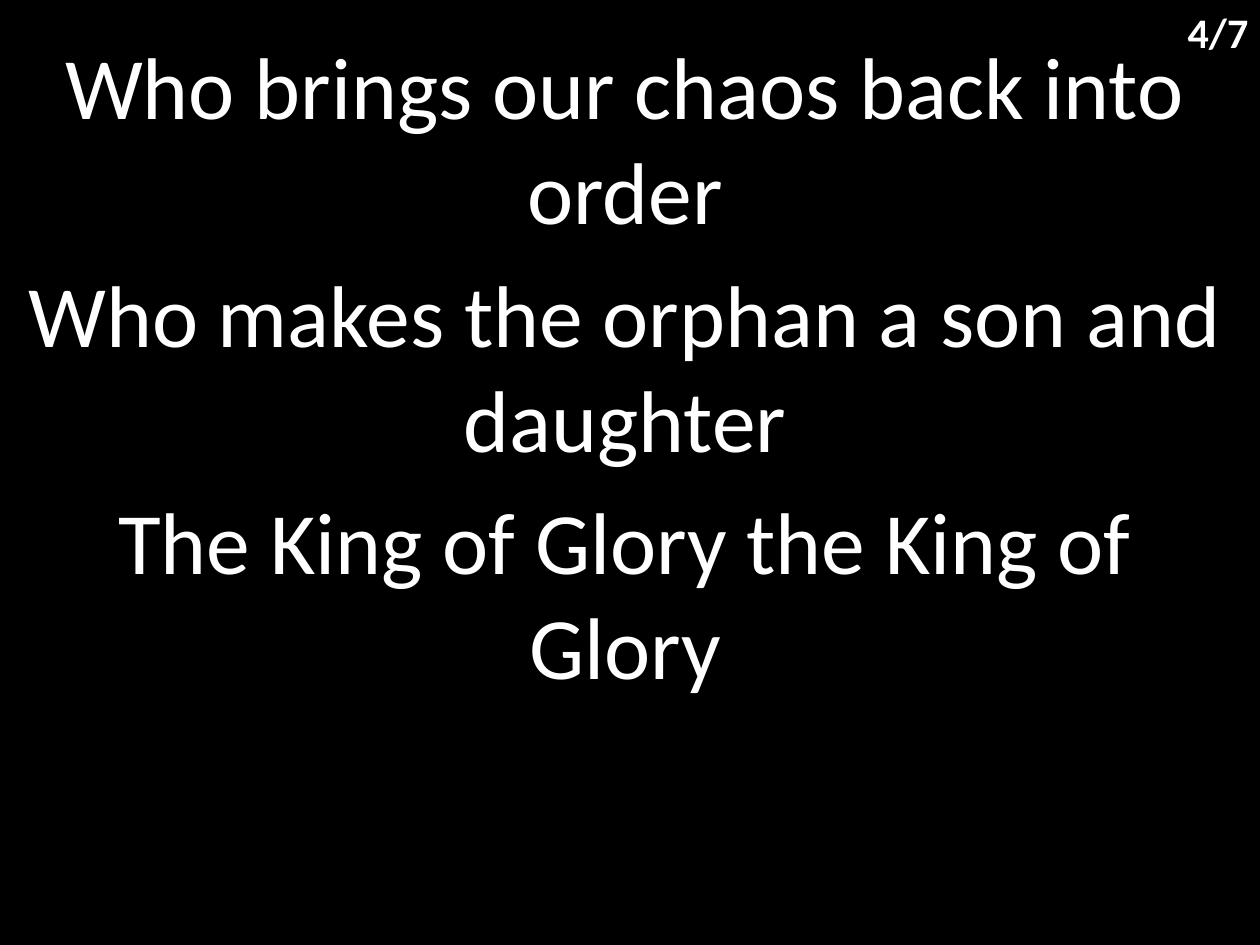
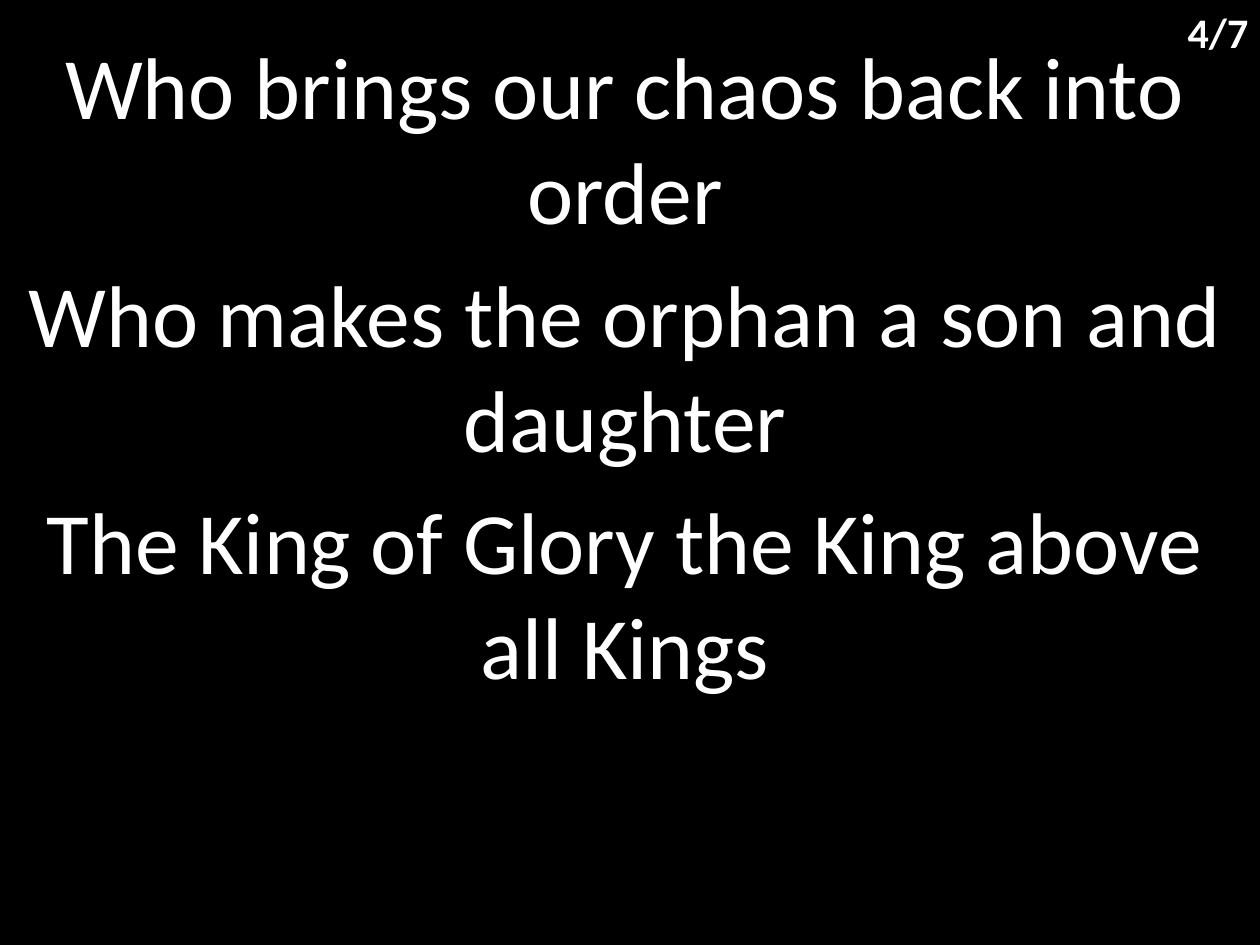
Before and after one commit to hoo-are-ya/worship, a slide deck: slide 20 of docs/songs_2022-10-16.pptx. Drawn at 1260x945 pixels with LibreOffice and Linux fonts; fonts in the diff are those of the drawing. Boxes give left, top, right and bottom in pixels: in the first picture for what was removed or moved away, otherwise in the second. Text is boxed around its words. In the diff, an @@ line names an element or a change of style, - is before the commit and + after.

```diff
--- a/docs/songs_2022-10-16.pptx
+++ b/docs/songs_2022-10-16.pptx
@@ subtitle at box(47, 513, 1202, 694): text changed @@
-The King of Glory the King of Glory
+The King of Glory the King above all Kings
```
Also in this commit, not shown: 1 other slide changed, 1 other file.
